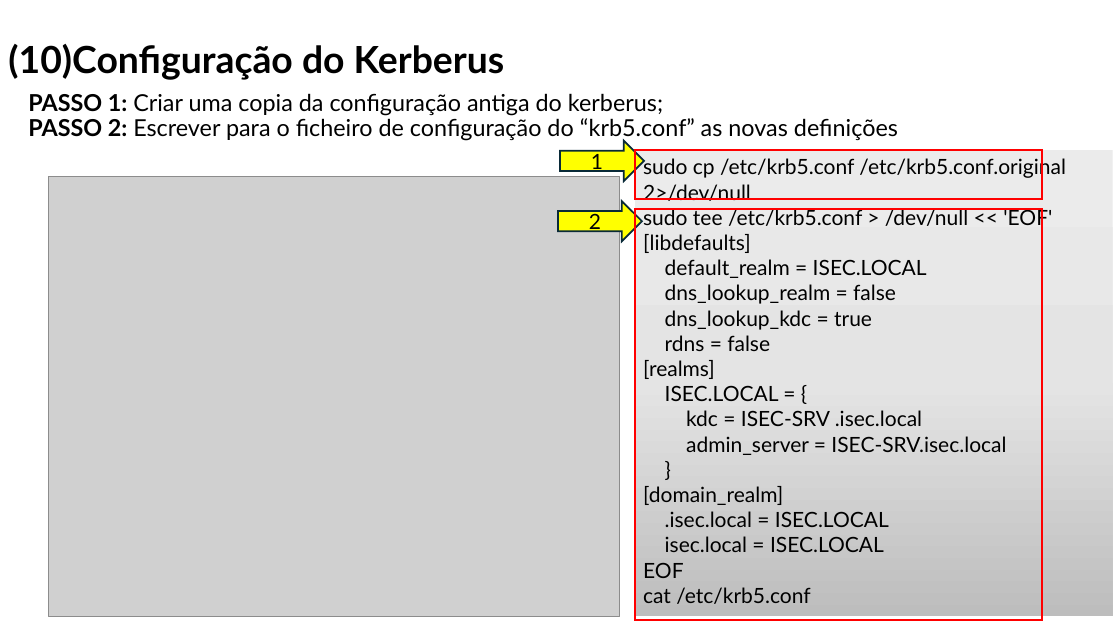
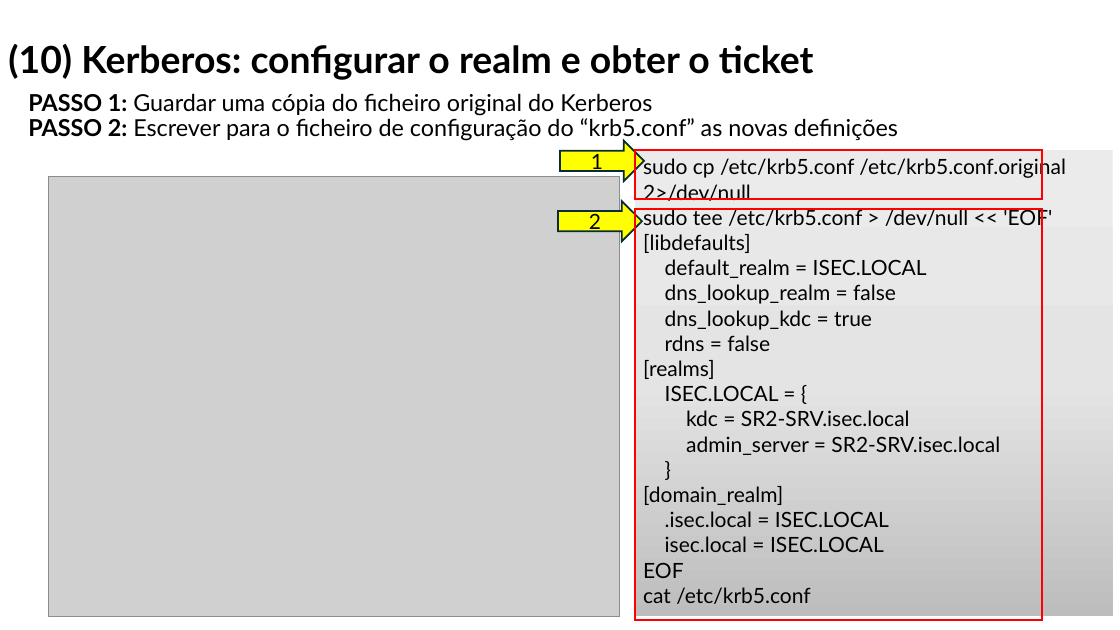
Before and after one commit to orlandonss/TrabalhoSR2, a slide deck: slide 34 of Apresentacoes_Workshop/WORKSHOP WINDOWS AD DS & LINUX SERVICES.pptx. Drawn at 1120x630 pixels with LibreOffice and Linux fonts; fonts in the diff are those of the drawing; grey boxes stand for pictures. Boxes give left, top, right and bottom in pixels: in the first picture for what was removed or moved away, otherwise in the second. Text is boxed around its words. In the diff, an @@ line names an element or a change of style, - is before the commit and + after.

```diff
--- a/Apresentacoes_Workshop/WORKSHOP WINDOWS AD DS & LINUX SERVICES.pptx
+++ b/Apresentacoes_Workshop/WORKSHOP WINDOWS AD DS & LINUX SERVICES.pptx
@@ title at <box>8,44,814,80</box>: text changed @@
-(10)Configuração do Kerberus
+(10) Kerberos: configurar o realm e obter o ticket
@@ text at <box>28,93,898,142</box>: text changed @@
-PASSO 1: Criar uma copia da configuração antiga do kerberus;
-PASSO 2: Escrever para o ficheiro de configuração do “krb5.conf” as novas definições
+PASSO 1: Guardar uma cópia do ficheiro original do Kerberos
+PASSO 2: Escrever para o ficheiro de configuração do “krb5.conf” as novas definições
@@ text in rectangle at <box>686,410,1000,455</box>: text changed @@
-kdc = ISEC-SRV .isec.local
-admin_server = ISEC-SRV.isec.local
+kdc = SR2-SRV.isec.local
+admin_server = SR2-SRV.isec.local
```
Also in this commit, not shown: 34 other slides changed, 6 slides added, 9 slides removed, 2 other files.
